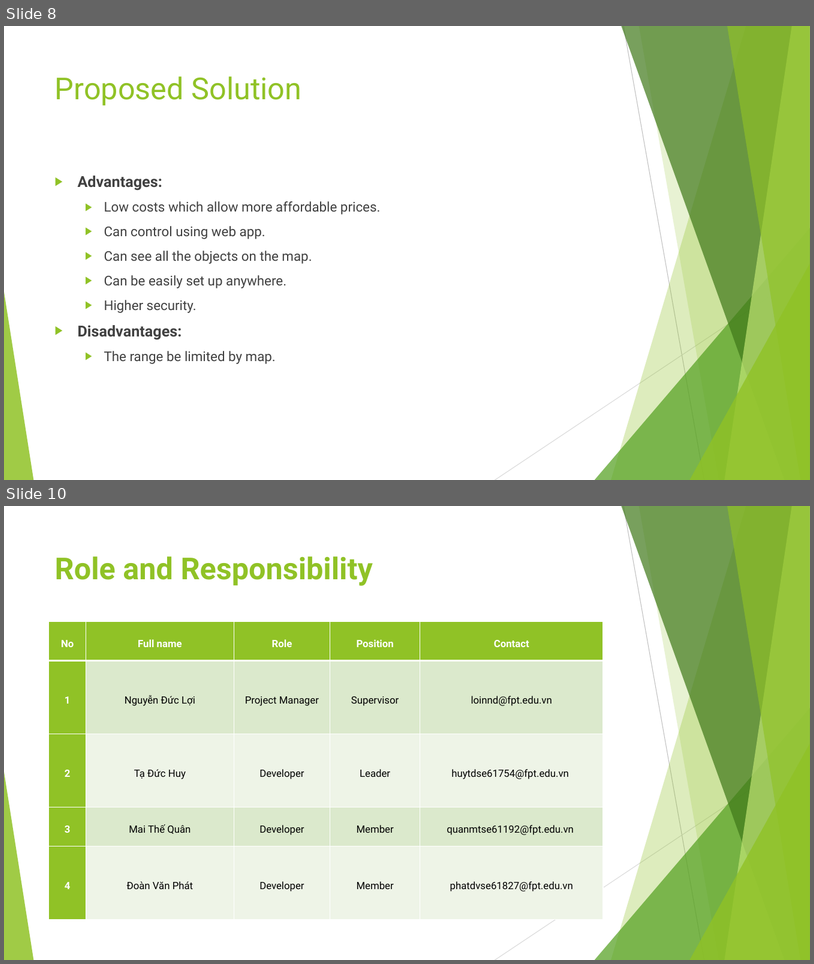
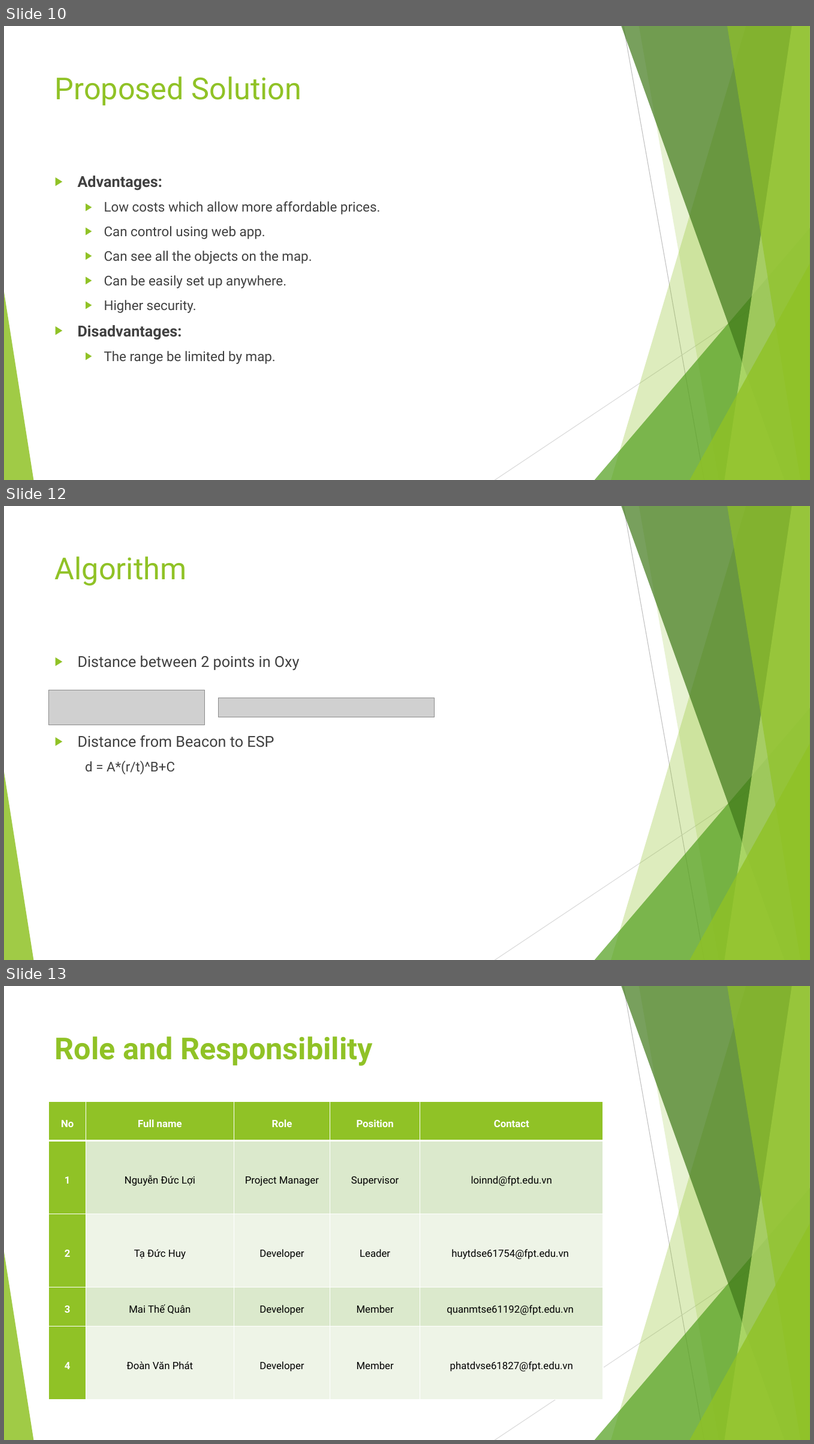
Before and after one commit to kingeni/CapstoneFU, a slide deck: document/Week_1/Report_Week_1.pptx. Shown one above the other, each under a label of ours: slides 8 and 10 before the commit, slides 10, 12 and 13 after it; the slides between them are not shown. The pictures are 814x964 and 814x1444 pixels, drawn with LibreOffice and Linux fonts; fonts in the diff are those of the drawing; grey boxes stand for pictures. Boxes give left, top, right and bottom in pixels: in the first picture for what was removed or moved away, otherwise in the second. Text is boxed around its words. In the diff, an @@ line names an element or a change of style, - is before the commit and + after.

```diff
--- a/document/Week_1/Report_Week_1.pptx
+++ b/document/Week_1/Report_Week_1.pptx
@@ slide 12 added at (4,506,810,960), background #FFFFFF; not listed: 10 template elements that a slide beside it also shows @@
@@ title added at (55,556,187,586), 36 pt, text #90C226 @@
+Algorithm
@@ text added at (78,655,300,774), 18 pt, text #404040 @@
+▶ Distance between 2 points in Oxy
+▶ Distance from Beacon to ESP
+  d = A*(r/t)^B+C
@@ picture added at (49,690,205,725) @@
@@ picture added at (218,698,435,717) @@
@@ what was slide 8 is now slide 10 @@
@@ what was slide 10 is now slide 13 @@
```
Also in this commit, not shown: 2 slides changed, 2 other slides added, 3 other files.
